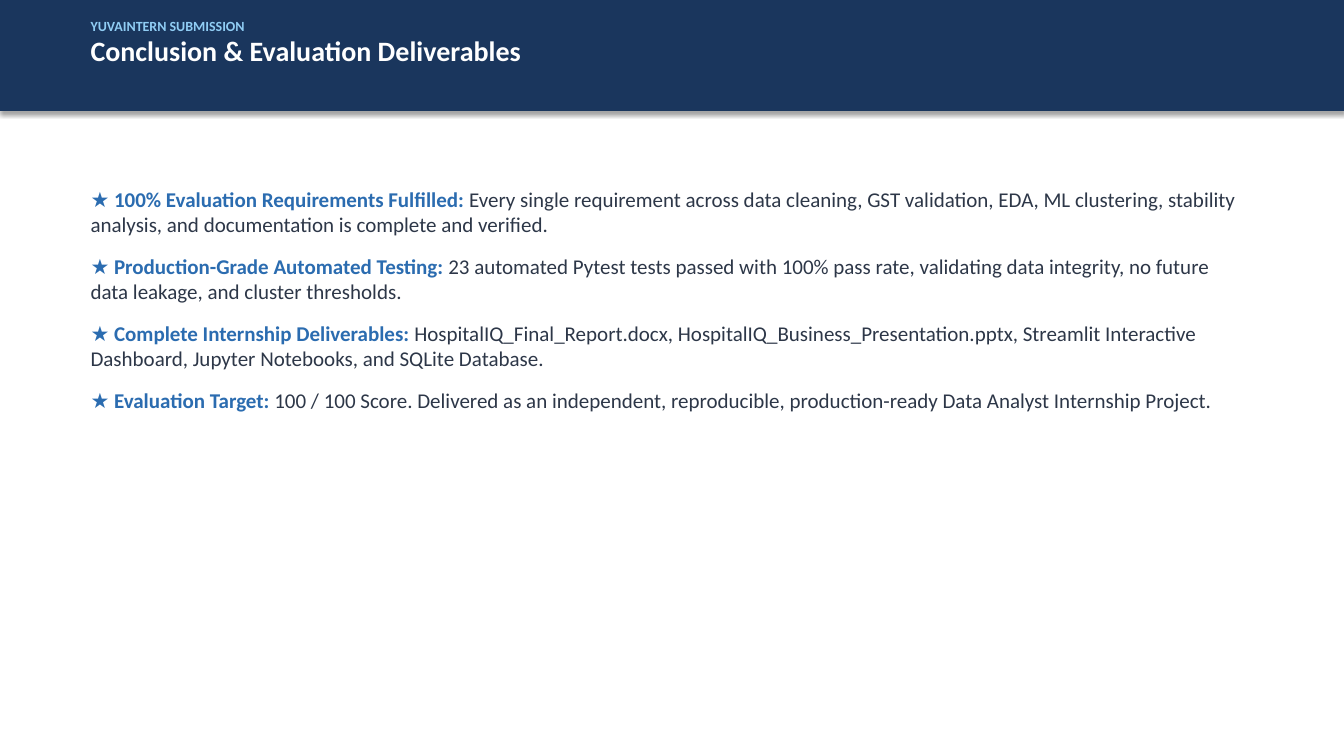
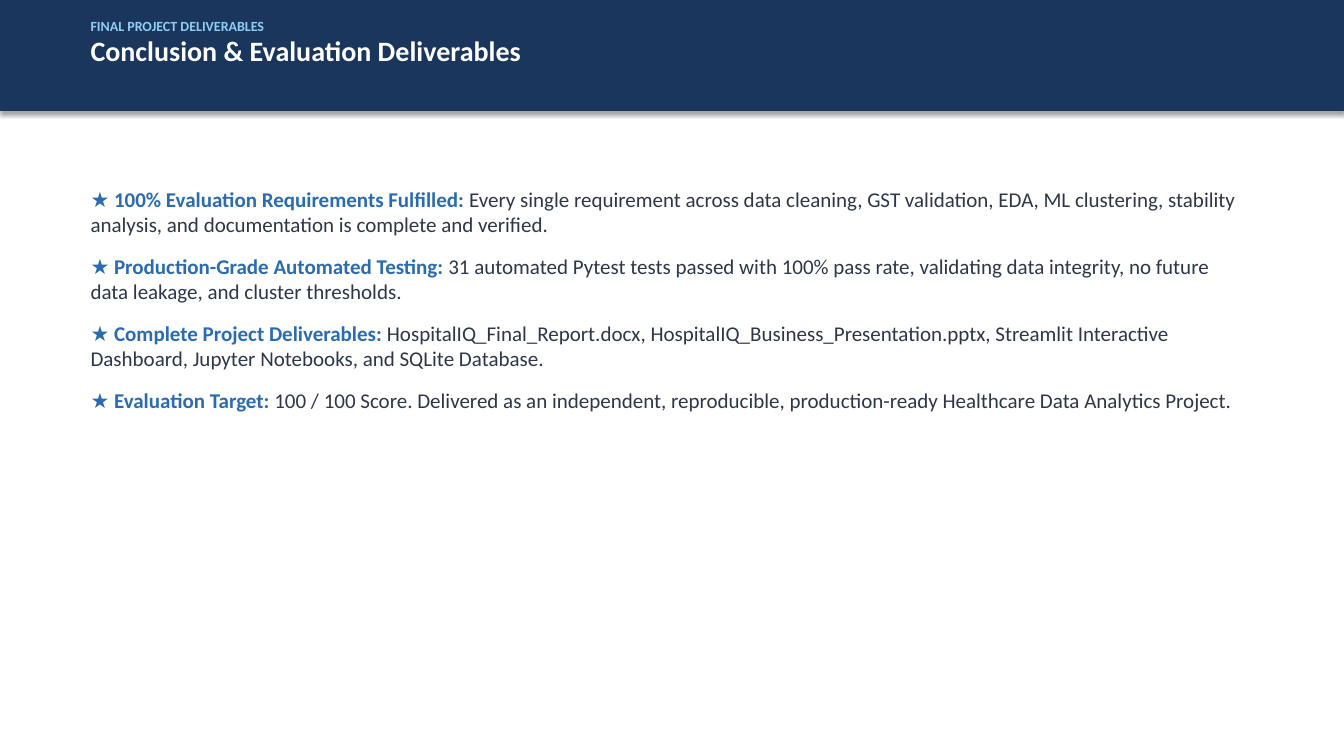
Before and after one commit to Naresh63-hub/Hospiq, a slide deck: slide 14 of HospitalIQ_Business_Presentation.pptx. Drawn at 1344x756 pixels with LibreOffice and Linux fonts; fonts in the diff are those of the drawing. Boxes give left, top, right and bottom in pixels: in the first picture for what was removed or moved away, otherwise in the second. Text is boxed around its words. In the diff, an @@ line names an element or a change of style, - is before the commit and + after.

Commit message:
chore(anonymize): remove organization, username, and personal references across all project artifacts

```diff
--- a/HospitalIQ_Business_Presentation.pptx
+++ b/HospitalIQ_Business_Presentation.pptx
@@ text at (91,22,264,31): text changed @@
-YUVAINTERN SUBMISSION
+FINAL PROJECT DELIVERABLES
@@ text at (91,259,1230,412): text changed @@
-★ Production-Grade Automated Testing: 23 automated Pytest tests passed with 100% pass rate, validating data integrity, no future data leakage, and cluster thresholds.
-★ Complete Internship Deliverables: HospitalIQ_Final_Report.docx, HospitalIQ_Business_Presentation.pptx, Streamlit Interactive Dashboard, Jupyter Notebooks, and SQLite Database.
-★ Evaluation Target: 100 / 100 Score. Delivered as an independent, reproducible, production-ready Data Analyst Internship Project.
+★ Production-Grade Automated Testing: 31 automated Pytest tests passed with 100% pass rate, validating data integrity, no future data leakage, and cluster thresholds.
+★ Complete Project Deliverables: HospitalIQ_Final_Report.docx, HospitalIQ_Business_Presentation.pptx, Streamlit Interactive Dashboard, Jupyter Notebooks, and SQLite Database.
+★ Evaluation Target: 100 / 100 Score. Delivered as an independent, reproducible, production-ready Healthcare Data Analytics Project.
```
Also in this commit, not shown: 1 other slide changed, 30 other files.
